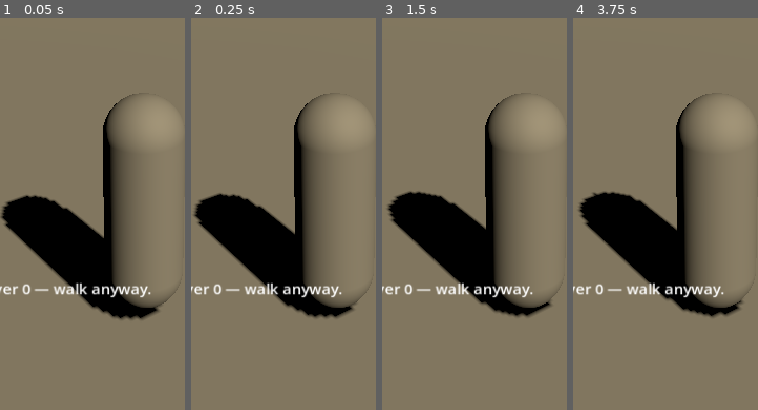
Above: before the commit, frames 1-4 (left to right).
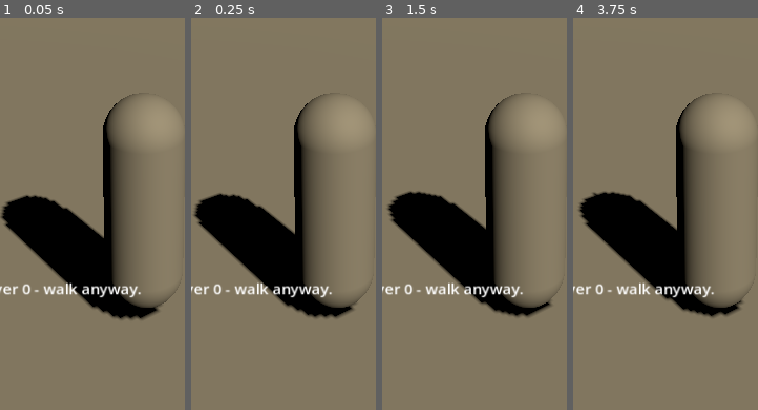
Above: after the commit, the same moments.

Repository: sk7hg824nn-ux/storyforge-xogot
Game: Godot game, scene res://scenes/main.tscn
Same seed, same stepped clock (60 frames per second), same inputs: the game is played once before the commit and once after it.
Inputs (mouse positions are % of the whole screen's width and height, from its top left):
- Up to frame 1 (0.05 s): no input
- Up to frame 2 (0.25 s): no input
- Up to frame 3 (1.5 s): click "forest" at 0.5 s; click "farm" at 1.25 s
- Up to frame 4 (3.75 s): click "town" at 2 s; click "beach" at 2.75 s; tap Enter at 3.5 s; move the mouse to (72, 44) at 3.52 s; hold Right (ui_right) from 3.53 s (still down)
The pictures show only the part of the screen within x 11-61%, y 50-100%; the shares and areas given below are measured in that part.

The runs differ from the first frame. In frame 1, 1.1% of the frame differs, in the area x 18-82%, y 67-72%; in frame 2, 1.0%; in frame 3, 1.0%; in frame 4, 1.0%.

Commit message:
Xogot 4.6 script v2

Diff:
--- a/scripts/world.gd
+++ b/scripts/world.gd
@@ -1,4 +1,5 @@
 extends Node3D
+# xogot46-v2
 
 const API = "https://storyforge-backend-5faj0.onrender.com/api/sim"
 
@@ -10,52 +11,37 @@
 	$HTTPRequest.request(API + "/scene")
 
 func _on_http(_result, code, _headers, body):
-	if code != 200:
-		$HUD/Line.text = "Server " + str(code) + " — walk anyway."
+	if int(code) != 200:
+		$HUD/Line.text = "Server " + str(code) + " - walk anyway."
 		return
-	var text = body.get_string_from_utf8()
-	var parsed = JSON.parse_string(text)
+	var parsed = JSON.parse_string(body.get_string_from_utf8())
 	if typeof(parsed) != TYPE_DICTIONARY:
+		$HUD/Line.text = "Walk. The hour is live."
 		return
 	pack = parsed
 	_paint()
 
 func _paint():
+	var title = "Story Forge"
 	var loc = pack.get("location", {})
-	var t = pack.get("time", {})
-	var scenery = pack.get("scenery", {})
-	var title = "Story Forge"
-	if typeof(loc) == TYPE_DICTIONARY and loc.has("name"):
-		title = str(loc["name"])
-	elif typeof(scenery) == TYPE_DICTIONARY and scenery.has("id"):
-		title = str(scenery["id"])
+	if typeof(loc) == TYPE_DICTIONARY and loc.get("name", "") != "":
+		title = str(loc.get("name"))
 	$HUD/Place.text = title
-	var season = ""
-	var month = ""
-	var day = ""
-	var hour = 0
-	var minute = 0
-	if typeof(t) == TYPE_DICTIONARY:
-		season = str(t.get("season", ""))
-		month = str(t.get("month", ""))
-		day = str(t.get("day", ""))
-		hour = int(t.get("hour", 0))
-		minute = int(t.get("minute", 0))
-	$HUD/Clock.text = season + " " + month + "/" + day + "  " + str(hour) + ":" + str(minute)
-	var line = str(pack.get("speech", pack.get("action", "")))
+	$HUD/Clock.text = "Story Forge 4.6"
+	var line = str(pack.get("speech", ""))
 	if line == "" or line == "<null>":
 		line = "Walk. The hour is live."
 	$HUD/Line.text = line
 
 func _physics_process(delta):
 	var wish = Vector2.ZERO
-	if Input.is_action_pressed("ui_up") or Input.is_key_pressed(KEY_W):
+	if Input.is_action_pressed("ui_up"):
 		wish.y += 1.0
-	if Input.is_action_pressed("ui_down") or Input.is_key_pressed(KEY_S):
+	if Input.is_action_pressed("ui_down"):
 		wish.y -= 1.0
-	if Input.is_action_pressed("ui_left") or Input.is_key_pressed(KEY_A):
+	if Input.is_action_pressed("ui_left"):
 		wish.x -= 1.0
-	if Input.is_action_pressed("ui_right") or Input.is_key_pressed(KEY_D):
+	if Input.is_action_pressed("ui_right"):
 		wish.x += 1.0
 	if wish.length() > 1.0:
 		wish = wish.normalized()
@@ -73,19 +59,14 @@
 	if event is InputEventScreenDrag:
 		yaw -= event.relative.x * 0.008
 
-func _go(where):
-	var body = JSON.stringify({"action": "go:" + where})
-	var headers = PackedStringArray(["Content-Type: application/json"])
-	$HTTPRequest.request(API + "/act", headers, 2, body)
-
 func go_forest():
-	_go("forest")
+	$HTTPRequest.request(API + "/scene")
 
 func go_farm():
-	_go("farm")
+	$HTTPRequest.request(API + "/scene")
 
 func go_town():
-	_go("town")
+	$HTTPRequest.request(API + "/scene")
 
 func go_beach():
-	_go("beach")
+	$HTTPRequest.request(API + "/scene")
